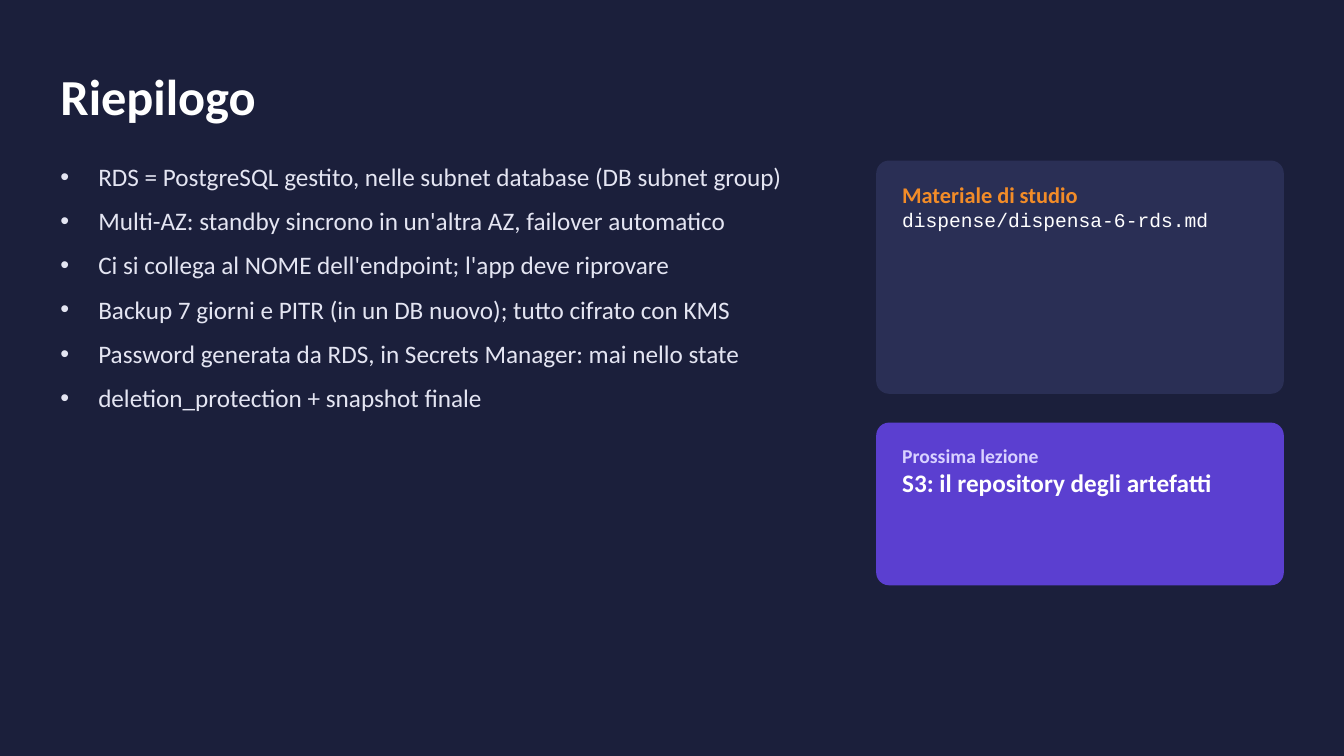
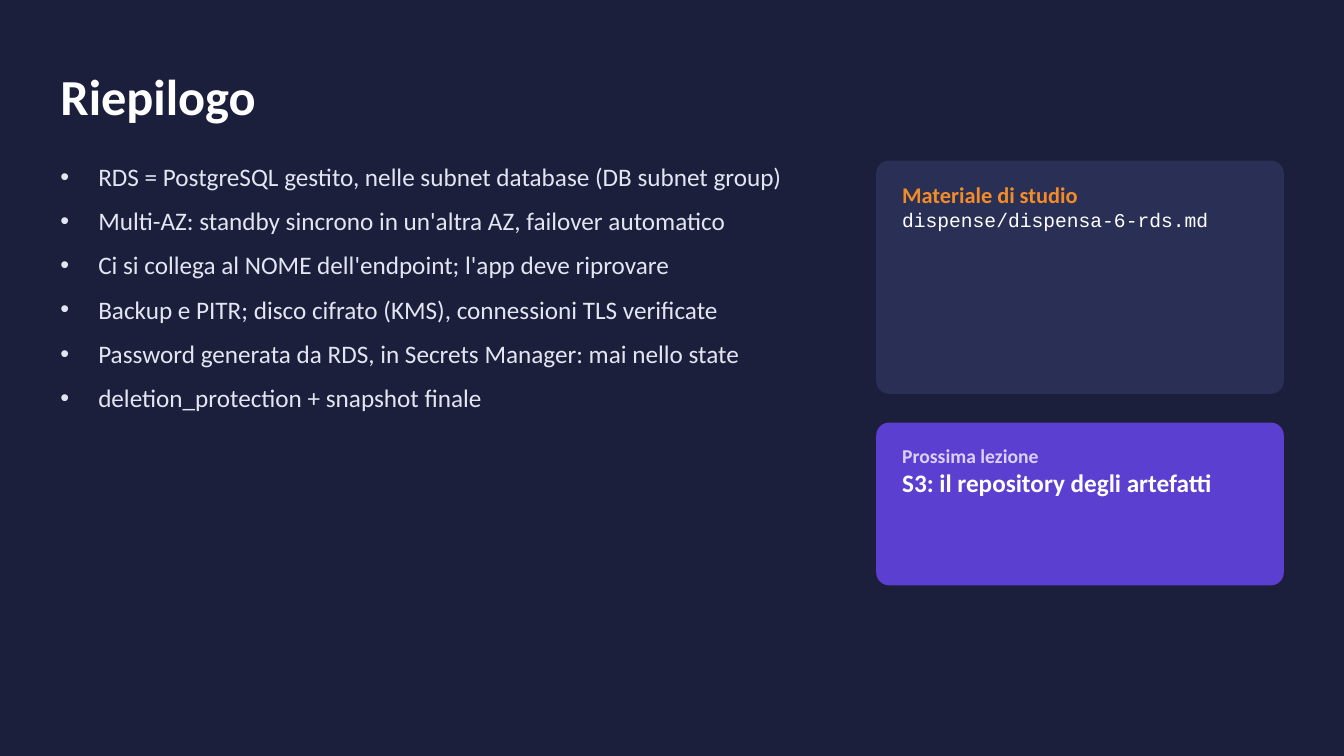
Before and after one commit to cereZ23/aws, a slide deck: slide 24 of slide/slide-6-rds.pptx (slide 22 before the commit). Drawn at 1344x756 pixels with LibreOffice and Linux fonts; fonts in the diff are those of the drawing. Boxes give left, top, right and bottom in pixels: in the first picture for what was removed or moved away, otherwise in the second. Text is boxed around its words. In the diff, an @@ line names an element or a change of style, - is before the commit and + after.

Commit message:
Lezione 6: connessioni al database solo cifrate (rds.force_ssl) e verificate (verify-full)

```diff
--- a/slide/slide-6-rds.pptx
+++ b/slide/slide-6-rds.pptx
@@ text at <box>98,301,717,323</box>: text changed @@
-• Backup 7 giorni e PITR (in un DB nuovo); tutto cifrato con KMS
+• Backup e PITR; disco cifrato (KMS), connessioni TLS verificate
```
Also in this commit, not shown: 2 other slides changed, 2 slides added, 1 other file.
